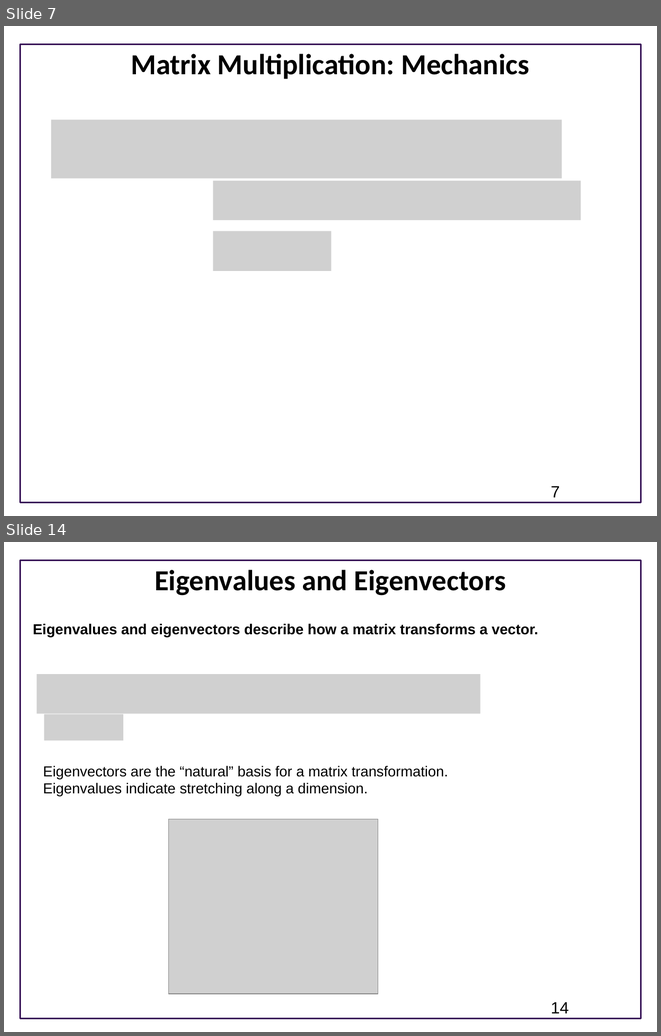
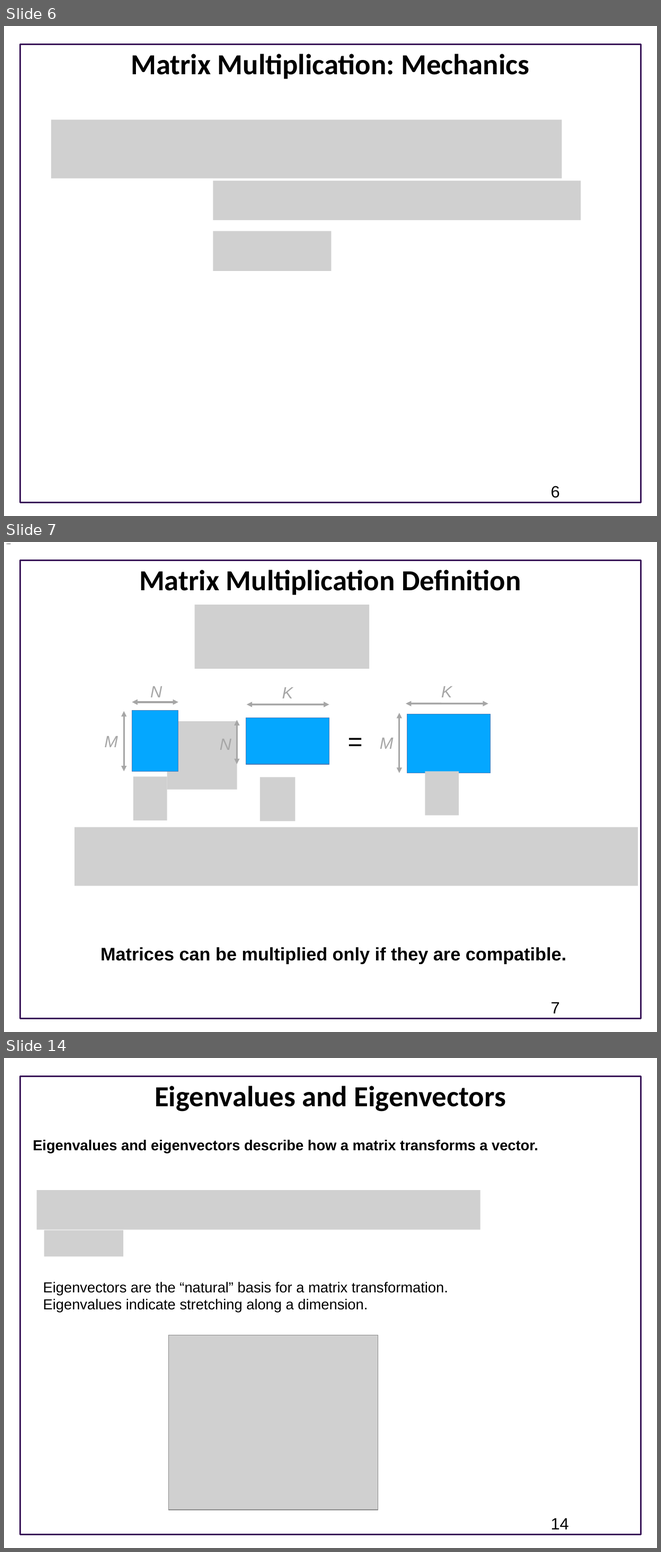
Before and after one commit to joseph-hellerstein/advanced-controls-lectures, a slide deck: Lecture_4-Geometric-Linear-Algebra/Geometric-Linear-Algebra.pptx. Shown one above the other, each under a label of ours: slides 7 and 14 before the commit, slides 6, 7 and 14 after it; the slides between them are not shown. The pictures are 661x1036 and 661x1552 pixels, drawn with LibreOffice and Linux fonts; fonts in the diff are those of the drawing; grey boxes stand for pictures; background and template pictures are left out. Boxes give left, top, right and bottom in pixels: in the first picture for what was removed or moved away, otherwise in the second. Text is boxed around its words. In the diff, an @@ line names an element or a change of style, - is before the commit and + after.

```diff
--- a/Lecture_4-Geometric-Linear-Algebra/Geometric-Linear-Algebra.pptx
+++ b/Lecture_4-Geometric-Linear-Algebra/Geometric-Linear-Algebra.pptx
@@ slide 7 added at [4, 542, 657, 1032], background #FFFFFF; not listed: 1 template element that a slide beside it also shows @@
@@ title added at [139, 570, 521, 595], 32 pt, text #000000, bold @@
+Matrix Multiplication Definition
@@ picture added at [195, 605, 370, 669] @@
@@ group added at [104, 686, 490, 821]: 7 texts, 6 double arrows, 4 pictures, 3 rectangles @@
+N
+M
+N
+K
+K
+M
+=
@@ picture added at [74, 827, 638, 885] @@
@@ text added at [100, 947, 566, 963], 20 pt, text #000000, bold @@
+Matrices can be multiplied only if they are compatible.
@@ page number added at [551, 1002, 560, 1013], 18 pt, text #000000 @@
+7
@@ what was slide 7 is now slide 6 @@
@@ page number at [551, 486, 560, 498]: text changed @@
-7
+6
```
Also in this commit, not shown: 8 slides changed, 2 other slides added, 9 slides removed.
